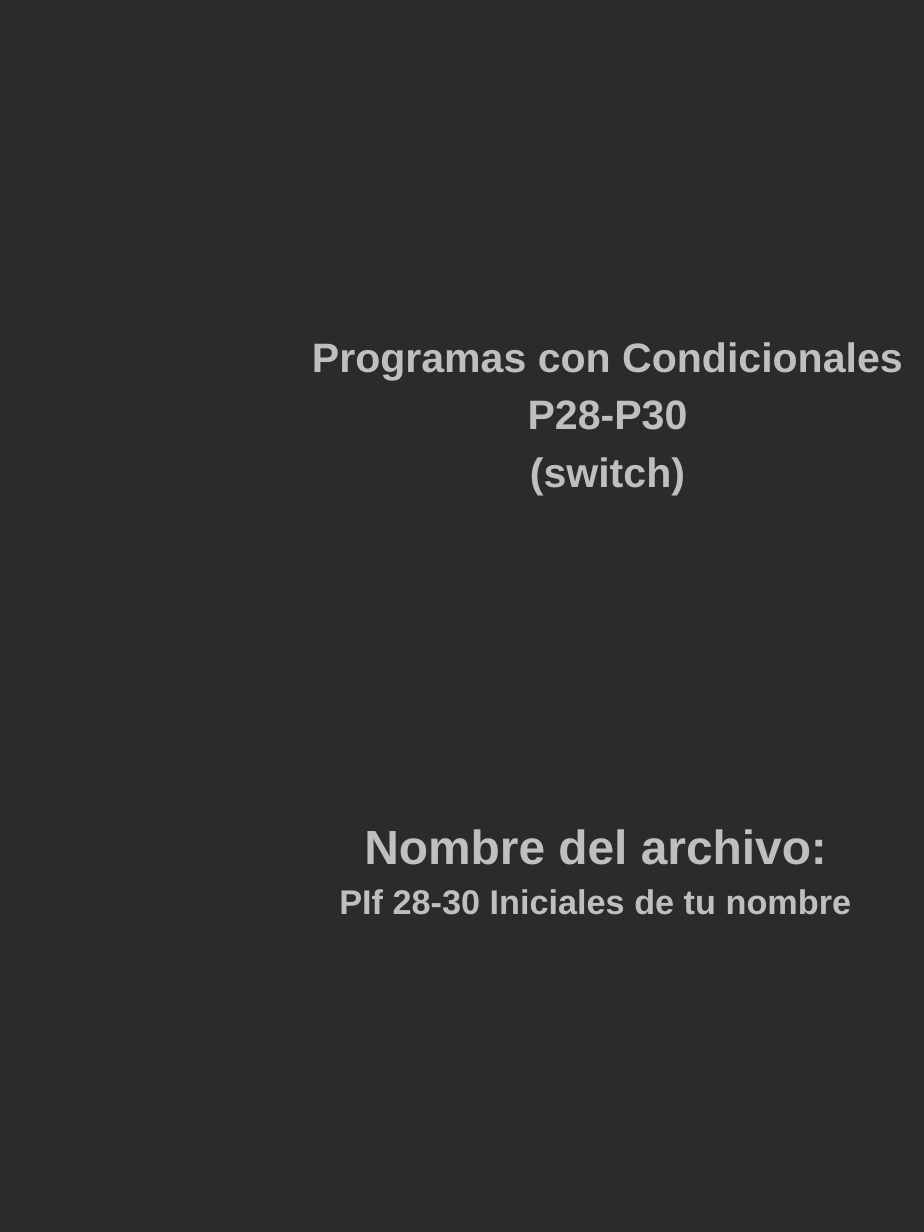
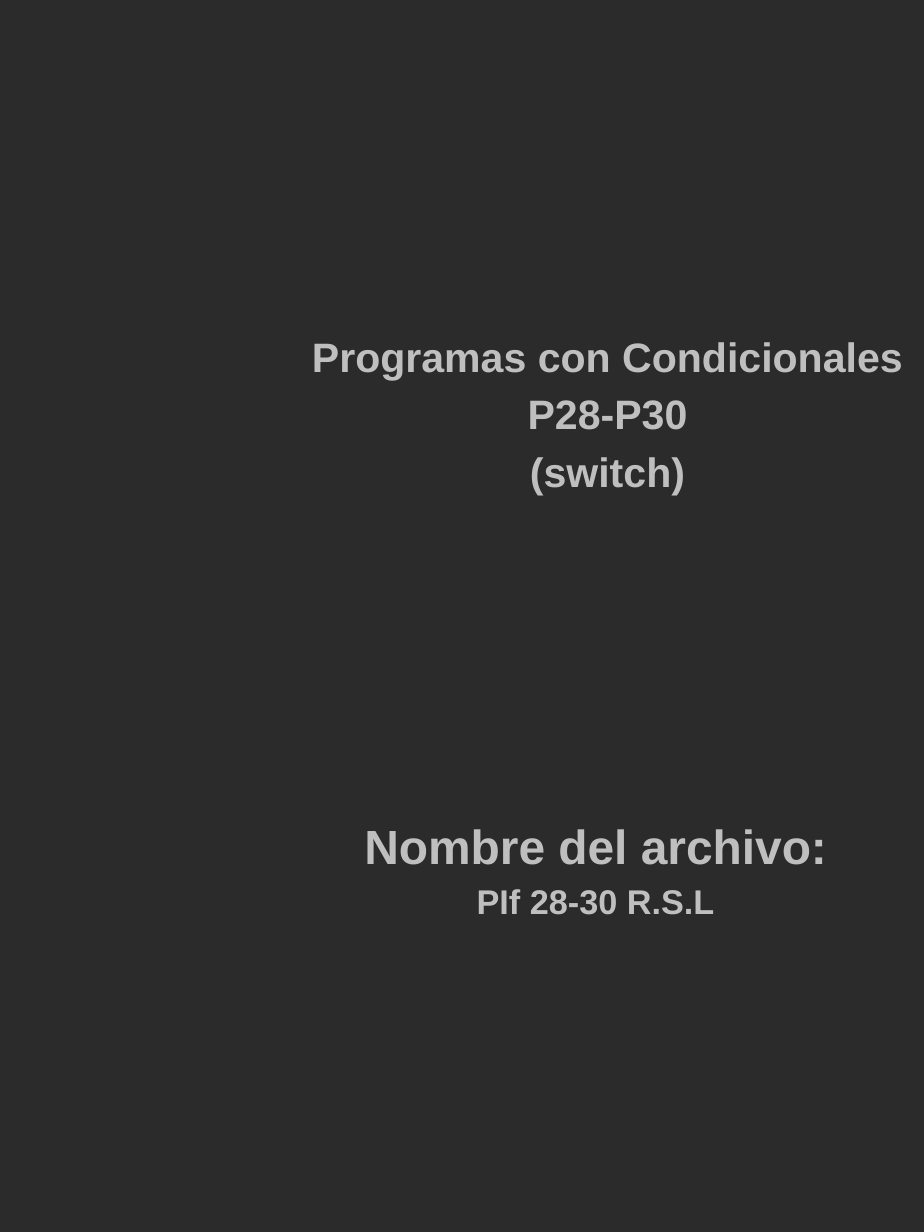
Before and after one commit to Taquit/C-Basico, a slide deck: slide 1 of PowerPoitnProgram/PIF 28- 30.pptx. Drawn at 924x1232 pixels with LibreOffice and Linux fonts; fonts in the diff are those of the drawing; background and template pictures are left out; a plain dark background stands for a picture behind light text. Boxes give left, top, right and bottom in pixels: in the first picture for what was removed or moved away, otherwise in the second. Text is boxed around its words. In the diff, an @@ line names an element or a change of style, - is before the commit and + after.

```diff
--- a/PowerPoitnProgram/PIF 28- 30.pptx
+++ b/PowerPoitnProgram/PIF 28- 30.pptx
@@ text at (477,889,714,915): text changed @@
-PIf 28-30 Iniciales de tu nombre
+PIf 28-30 R.S.L
```
Also in this commit, not shown: 8 other slides changed, 3 slides added, 22 other files.
